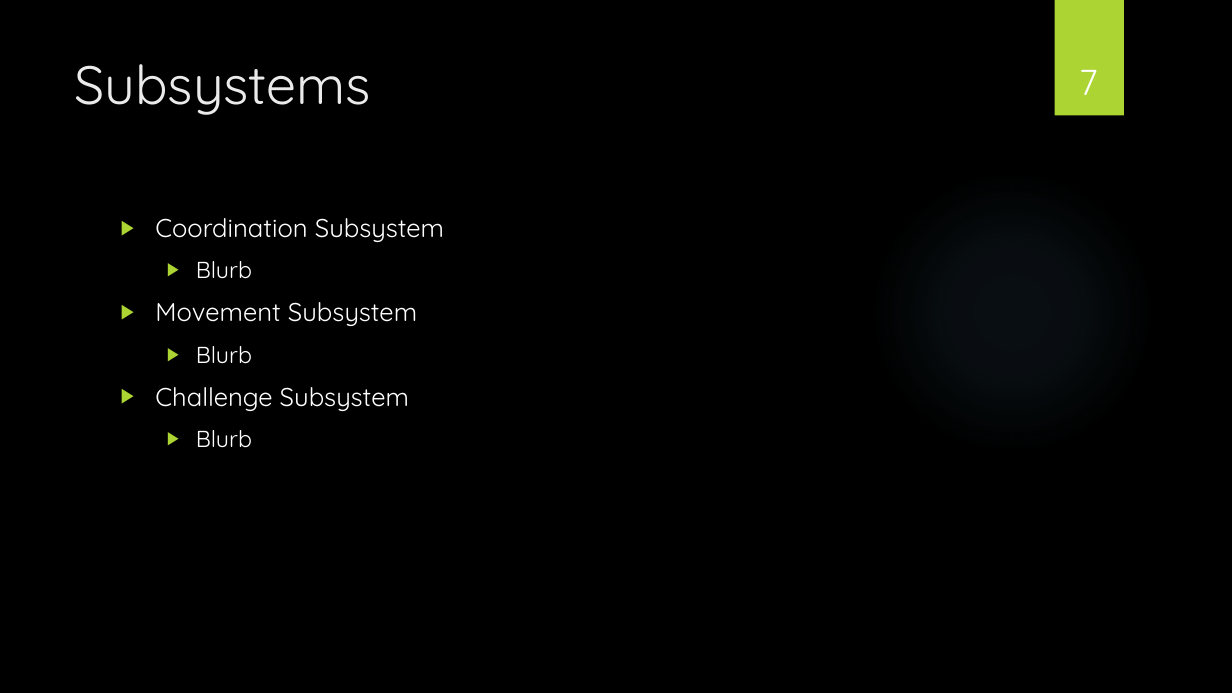
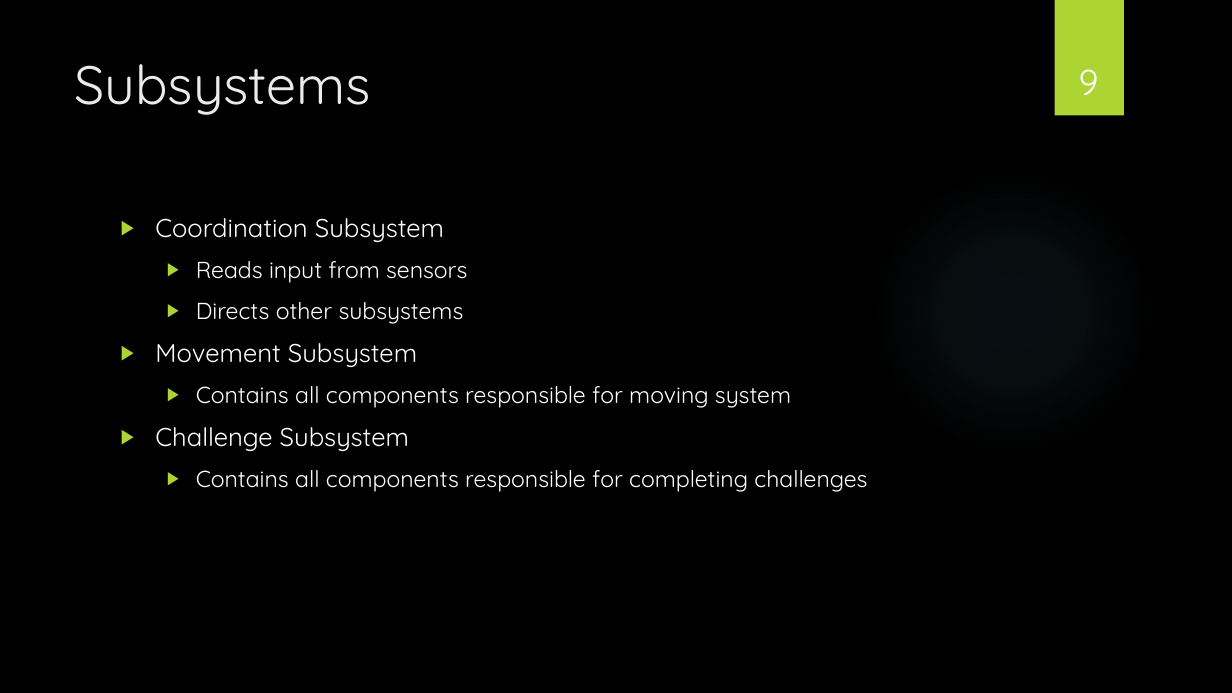
Before and after one commit to powellb1/CapStone, a slide deck: slide 9 of Documentation/Class Presentations/Design Presentation/AWTY - Design Presentation.pptx (slide 7 before the commit). Drawn at 1232x693 pixels with LibreOffice and Linux fonts; fonts in the diff are those of the drawing; background and template pictures are left out. Boxes give left, top, right and bottom in pixels: in the first picture for what was removed or moved away, otherwise in the second. Text is boxed around its words. In the diff, an @@ line names an element or a change of style, - is before the commit and + after.

```diff
--- a/Documentation/Class Presentations/Design Presentation/AWTY - Design Presentation.pptx
+++ b/Documentation/Class Presentations/Design Presentation/AWTY - Design Presentation.pptx
@@ page number at <box>1079,69,1099,96</box>: text changed @@
-7
+9
@@ text at <box>196,261,467,324</box>: text changed @@
-  ▶ Blurb
+  ▶ Reads input from sensors
+  ▶ Directs other subsystems
@@ text at <box>196,386,791,408</box>: text changed @@
-  ▶ Blurb
+  ▶ Contains all components responsible for moving system
@@ text at <box>196,470,867,492</box>: text changed @@
-  ▶ Blurb
+  ▶ Contains all components responsible for completing challenges
```
Also in this commit, not shown: 5 other slides changed, 2 slides added.
